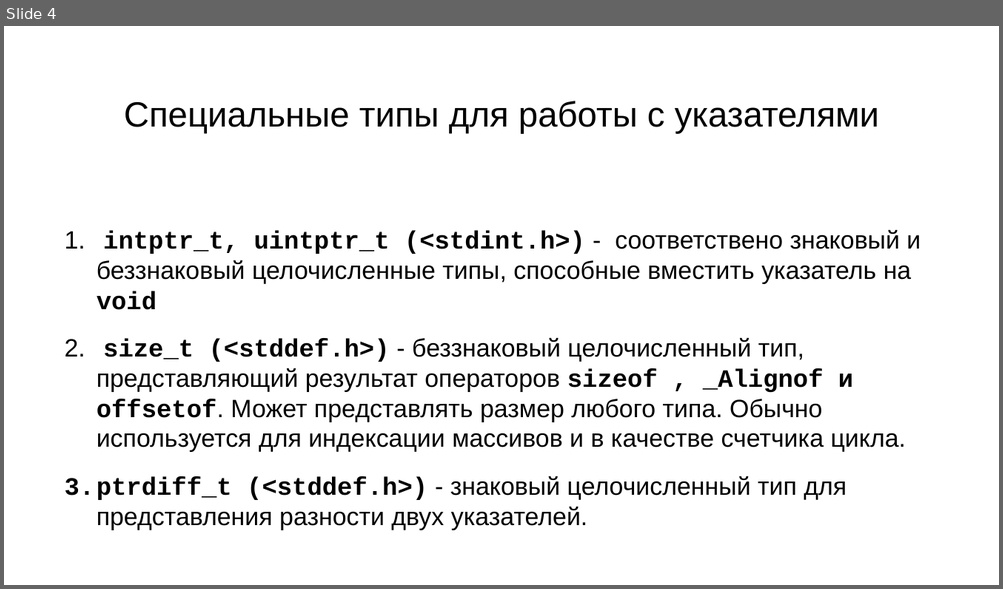
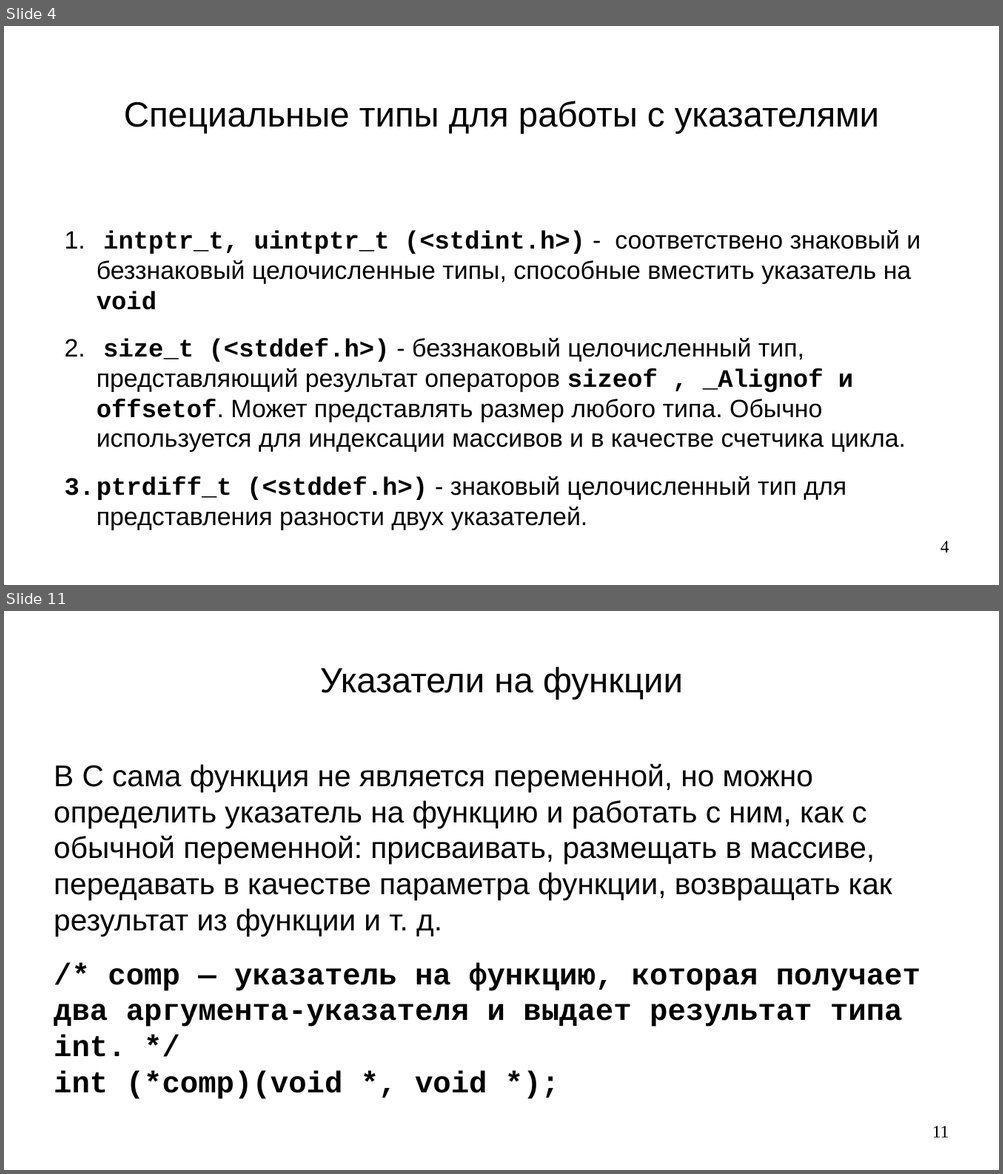
Before and after one commit to steelcraft/stud-lab, a slide deck: Лекции/CBCP01#L6.odp. Shown one above the other, each under a label of ours: slide 4 before the commit, slides 4 and 11 after it; the slides between them are not shown. The pictures are 1003x589 and 1003x1174 pixels, drawn with LibreOffice and Linux fonts; fonts in the diff are those of the drawing. Boxes give left, top, right and bottom in pixels: in the first picture for what was removed or moved away, otherwise in the second. Text is boxed around its words. In the diff, an @@ line names an element or a change of style, - is before the commit and + after.

```diff
--- a/Лекции/CBCP01#L6.odp
+++ b/Лекции/CBCP01#L6.odp
@@ slide 11 added at <box>4,611,999,1170</box>, background #FFFFFF @@
@@ title added at <box>320,667,683,700</box>, 28 pt, text #000000 @@
+Указатели на функции
@@ text added at <box>54,763,920,1099</box>, 24 pt, text #000000 @@
+В С сама функция не является переменной, но можно определить указатель на функцию и работать с ним, как с обычной переменной: присваивать, размещать в массиве, передавать в качестве параметра функции, возвращать как результат из функции и т. д.
+/* comp — указатель на функцию, которая получает два аргумента-указателя и выдает результат типа int. */
+int (*comp)(void *, void *);
@@ page number added at <box>932,1126,949,1138</box>, 14 pt, text #000000 @@
+11
@@ slide 4 changed as well @@
@@ page number added at <box>940,541,949,553</box>, 14 pt, text #000000 @@
+4
```
Also in this commit, not shown: 3 other slides changed, 6 other slides added, 10 slides removed.
